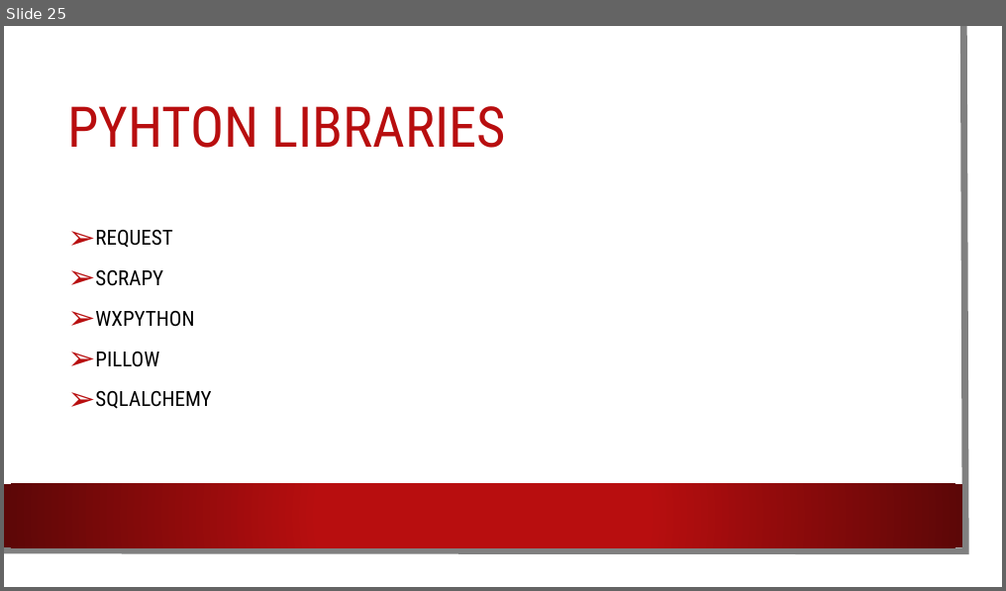
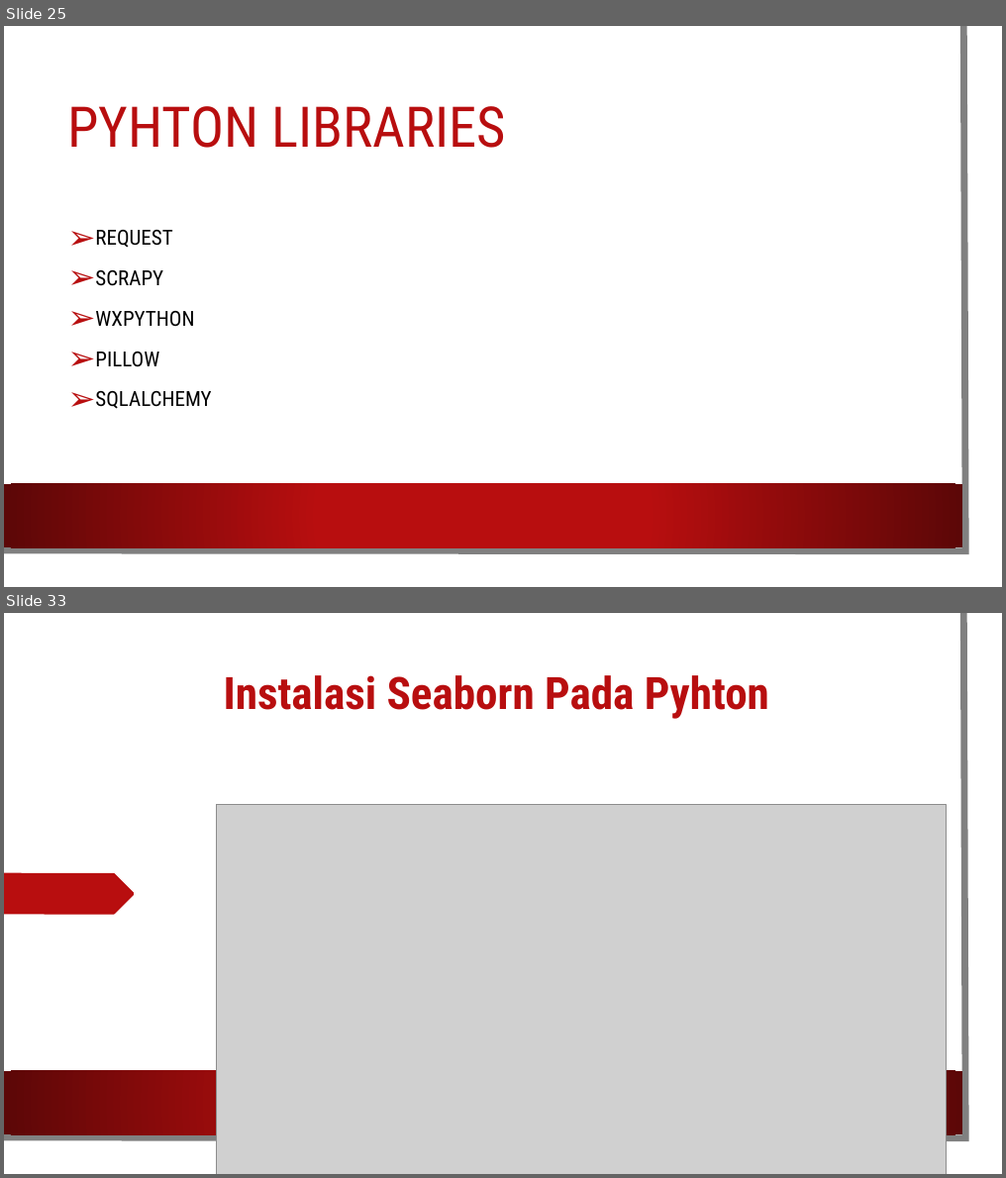
Before and after one commit to Ramanevtahendra/Pengantar-Deep-Learning, a slide deck: Tugas 1/Basic Python.pptx. Shown one above the other, each under a label of ours: slide 25 before the commit, slides 25 and 33 after it; the slides between them are not shown. The pictures are 1006x591 and 1006x1178 pixels, drawn with LibreOffice and Linux fonts; fonts in the diff are those of the drawing; grey boxes stand for pictures; background and template pictures are left out. Boxes give left, top, right and bottom in pixels: in the first picture for what was removed or moved away, otherwise in the second. Text is boxed around its words. In the diff, an @@ line names an element or a change of style, - is before the commit and + after.

Commit message:
Slide Baru : Jupyter dan Seaborn

```diff
--- a/Tugas 1/Basic Python.pptx
+++ b/Tugas 1/Basic Python.pptx
@@ slide 33 added at box(4, 613, 1002, 1174), background picture (left out); not listed: 3 template elements that a slide beside it also shows @@
@@ title added at box(224, 675, 769, 719), 43 pt, text #B80E0F, bold @@
+Instalasi Seaborn Pada Pyhton
@@ picture added at box(216, 805, 945, 1174) @@
@@ freeform shape added at box(4, 873, 135, 915), fill #B80E0F @@
```
Also in this commit, not shown: 1 slide changed, 8 other slides added.
